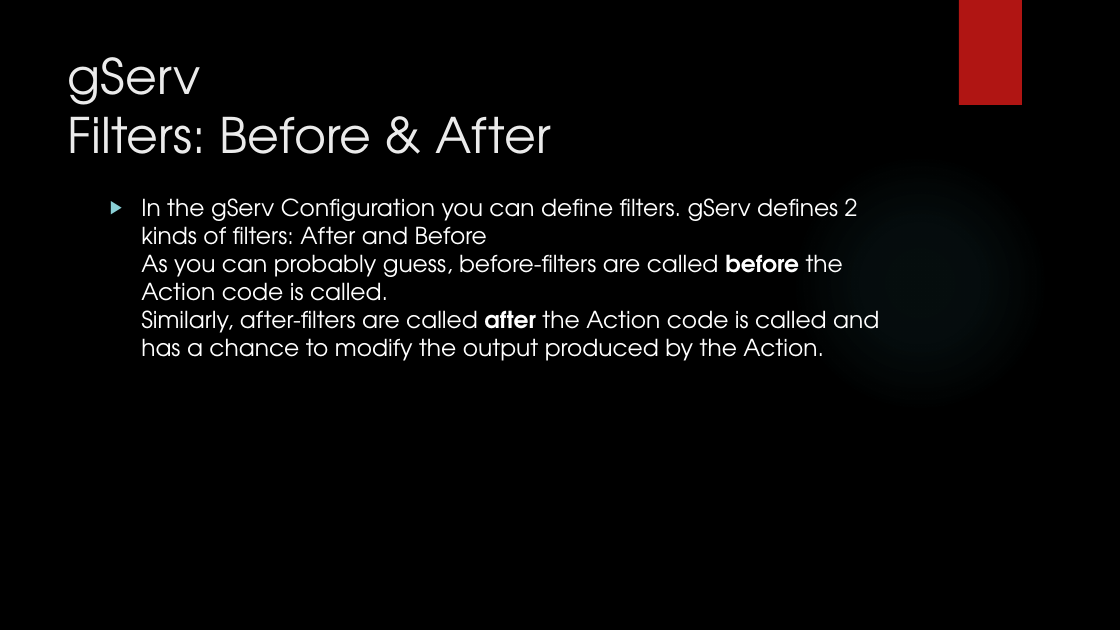
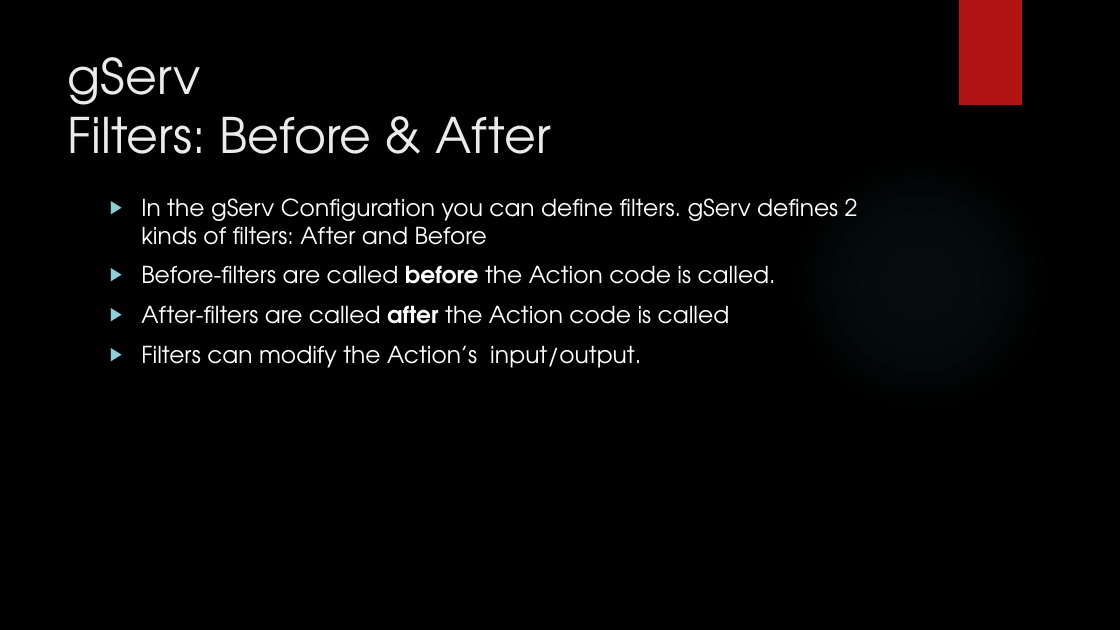
Before and after one commit to javaConductor/gserv, a slide deck: slide 11 of gServ.pptx (slide 15 before the commit). Drawn at 1120x630 pixels with LibreOffice and Linux fonts; fonts in the diff are those of the drawing; background and template pictures are left out. Boxes give left, top, right and bottom in pixels: in the first picture for what was removed or moved away, otherwise in the second. Text is boxed around its words. In the diff, an @@ line names an element or a change of style, - is before the commit and + after.

```diff
--- a/gServ.pptx
+++ b/gServ.pptx
@@ text at (x1=141, y1=198, x2=858, y2=368): text changed @@
-▶ In the gServ Configuration you can define filters. gServ defines 2 kinds of filters: After and Before
-  As you can probably guess, before-filters are called before the Action code is called.
-  Similarly, after-filters are called after the Action code is called and has a chance to modify the output produced by the Action.
+▶ In the gServ Configuration you can define filters. gServ defines 2 kinds of filters: After and Before
+▶ Before-filters are called before the Action code is called.
+▶ After-filters are called after the Action code is called
+▶ Filters can modify the Action’s input/output.
```
Also in this commit, not shown: 14 other slides changed, 2 slides added, 2 slides removed, 40 other files.
